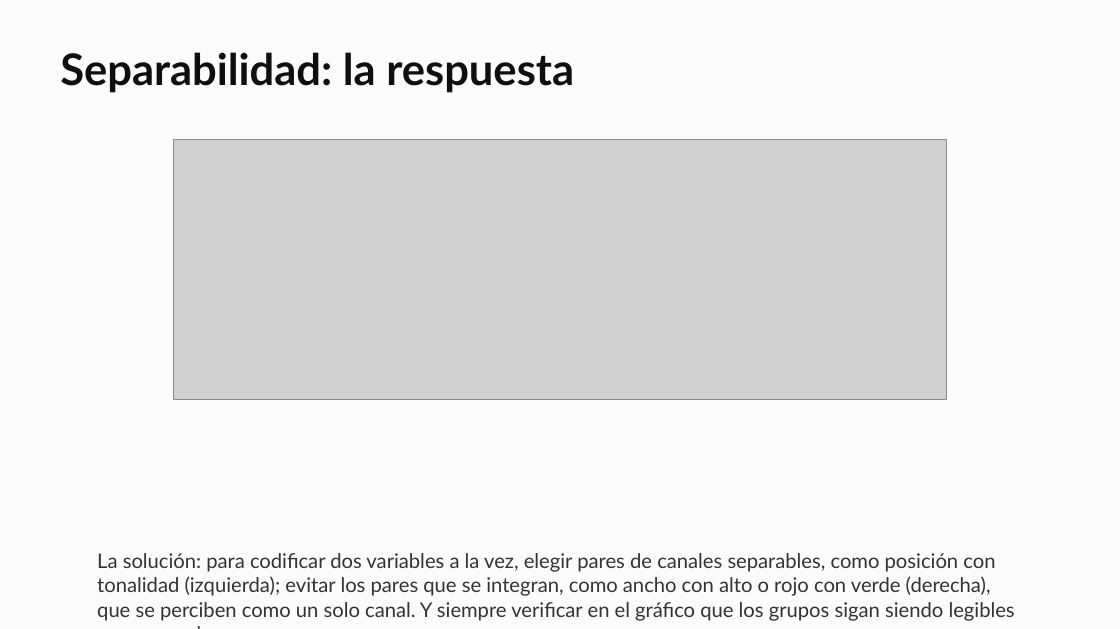
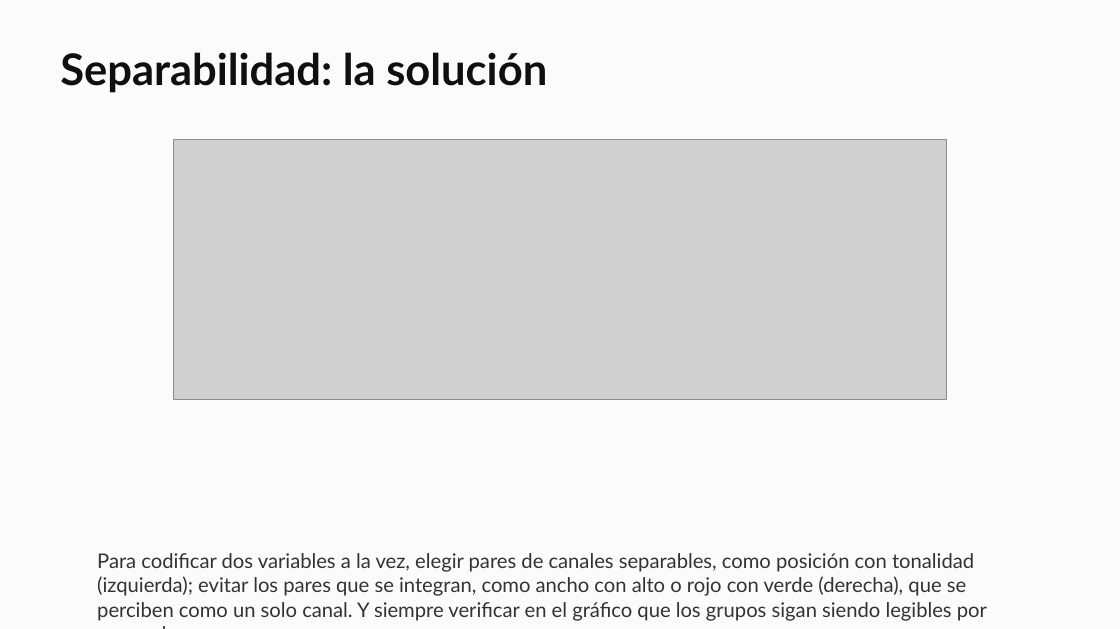
Before and after one commit to daniopitz/cienciadatos, a slide deck: slide 19 of presentaciones/clase03_visualizacion_eda.pptx (slide 18 before the commit). Drawn at 1120x629 pixels with LibreOffice and Linux fonts; fonts in the diff are those of the drawing; grey boxes stand for pictures. Boxes give left, top, right and bottom in pixels: in the first picture for what was removed or moved away, otherwise in the second. Text is boxed around its words. In the diff, an @@ line names an element or a change of style, - is before the commit and + after.

```diff
--- a/presentaciones/clase03_visualizacion_eda.pptx
+++ b/presentaciones/clase03_visualizacion_eda.pptx
@@ text at [60,52,547,93]: text changed @@
-Separabilidad: la respuesta
+Separabilidad: la solución
@@ text at [97,553,987,621]: text changed @@
-La solución: para codificar dos variables a la vez, elegir pares de canales separables, como posición con tonalidad (izquierda); evitar los pares que se integran, como ancho con alto o rojo con verde (derecha), que se perciben como un solo canal. Y siempre verificar en el gráfico que los grupos sigan siendo legibles por separado.
+Para codificar dos variables a la vez, elegir pares de canales separables, como posición con tonalidad (izquierda); evitar los pares que se integran, como ancho con alto o rojo con verde (derecha), que se perciben como un solo canal. Y siempre verificar en el gráfico que los grupos sigan siendo legibles por separado.
```
Also in this commit, not shown: 1 slide added, 1 other file.
